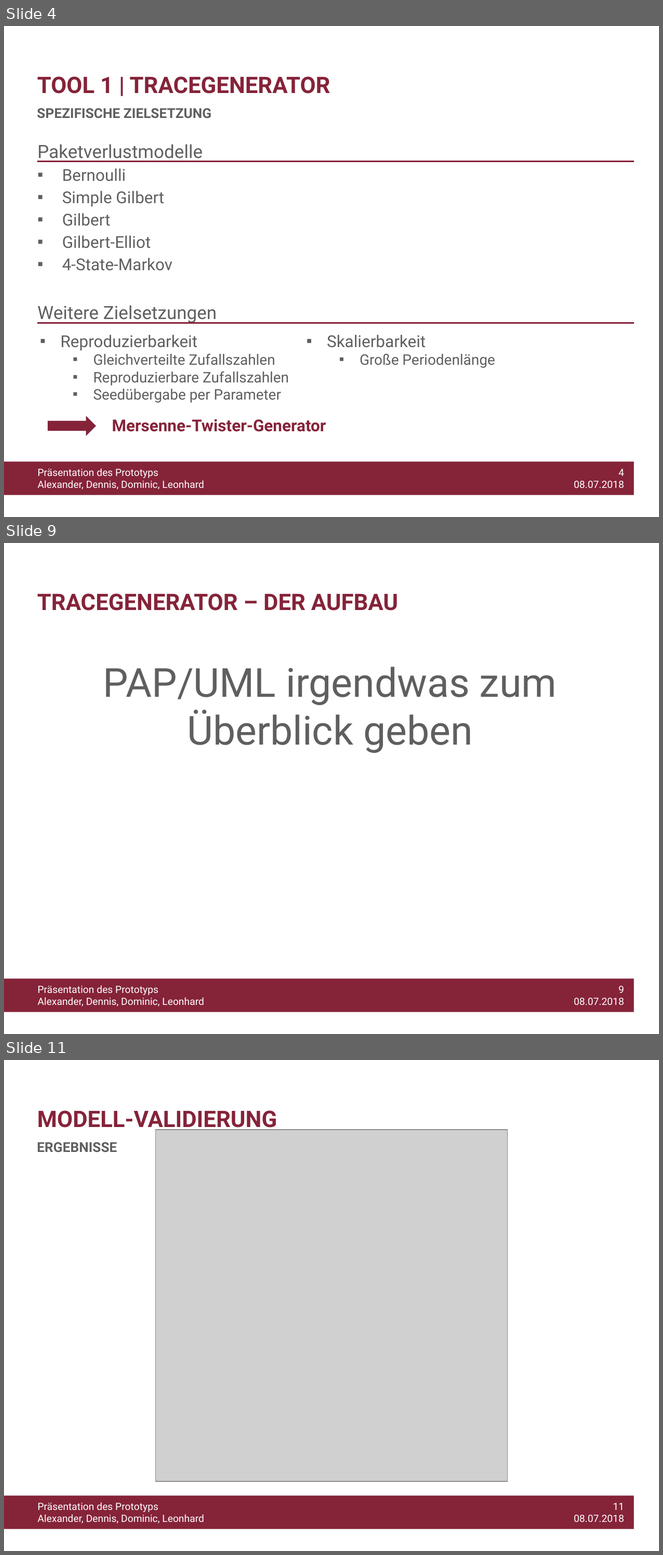
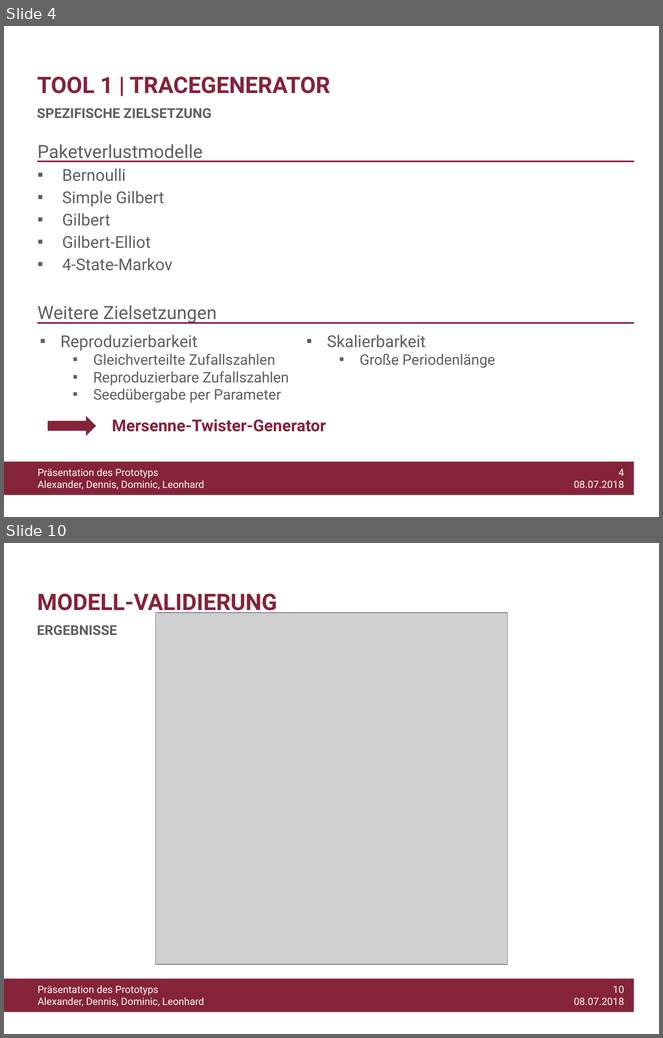
Before and after one commit to WiLEProjekt/Prototyp, a slide deck: Prototyp_Präsentation.pptx. Shown one above the other, each under a label of ours: slides 4, 9 and 11 before the commit, slides 4 and 10 after it; the slides between them are not shown. The pictures are 663x1555 and 663x1038 pixels, drawn with LibreOffice and Linux fonts; fonts in the diff are those of the drawing; grey boxes stand for pictures; background and template pictures are left out. Boxes give left, top, right and bottom in pixels: in the first picture for what was removed or moved away, otherwise in the second. Text is boxed around its words. In the diff, an @@ line names an element or a change of style, - is before the commit and + after.

```diff
--- a/Prototyp_Präsentation.pptx
+++ b/Prototyp_Präsentation.pptx
@@ slide 9 removed at box(4, 543, 659, 1034), background #FFFFFF; not listed: 3 template elements that a slide beside it also shows @@
@@ title removed at box(37, 593, 398, 611) @@
-TRACEGENERATOR – DER AUFBAU
@@ text removed at box(103, 667, 557, 753) @@
-PAP/UML irgendwas zum Überblick geben
@@ what was slide 11 is now slide 10 @@
@@ text at box(574, 986, 624, 1005): text changed @@
-11
-08.07.2018
+10
+08.07.2018
```
Also in this commit, not shown: 10 slides changed, 2 slides added, 1 other slide removed.
